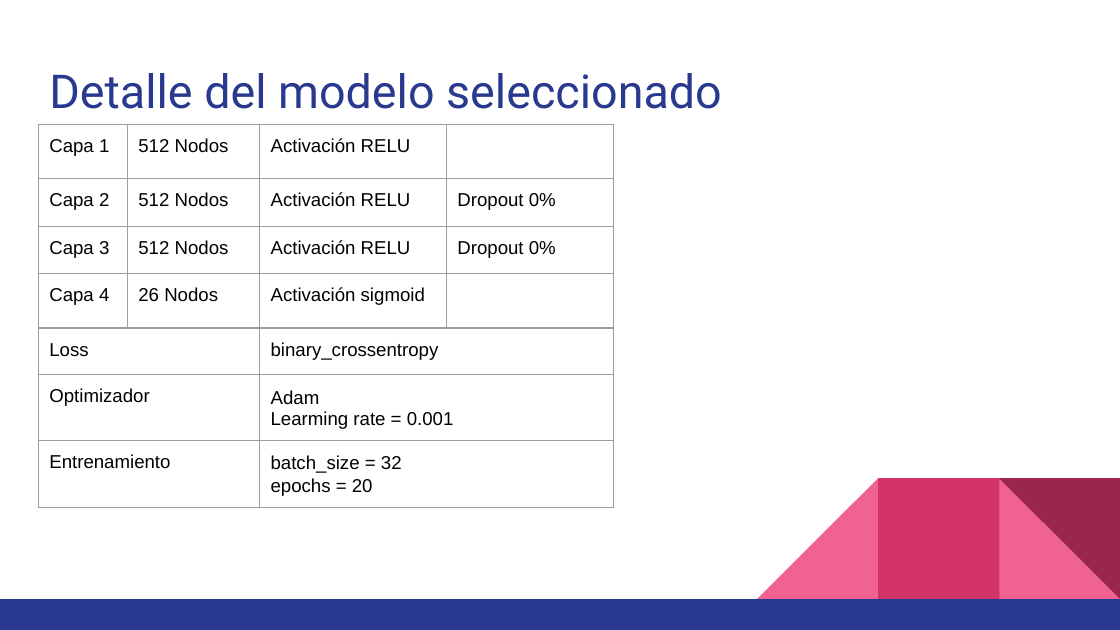
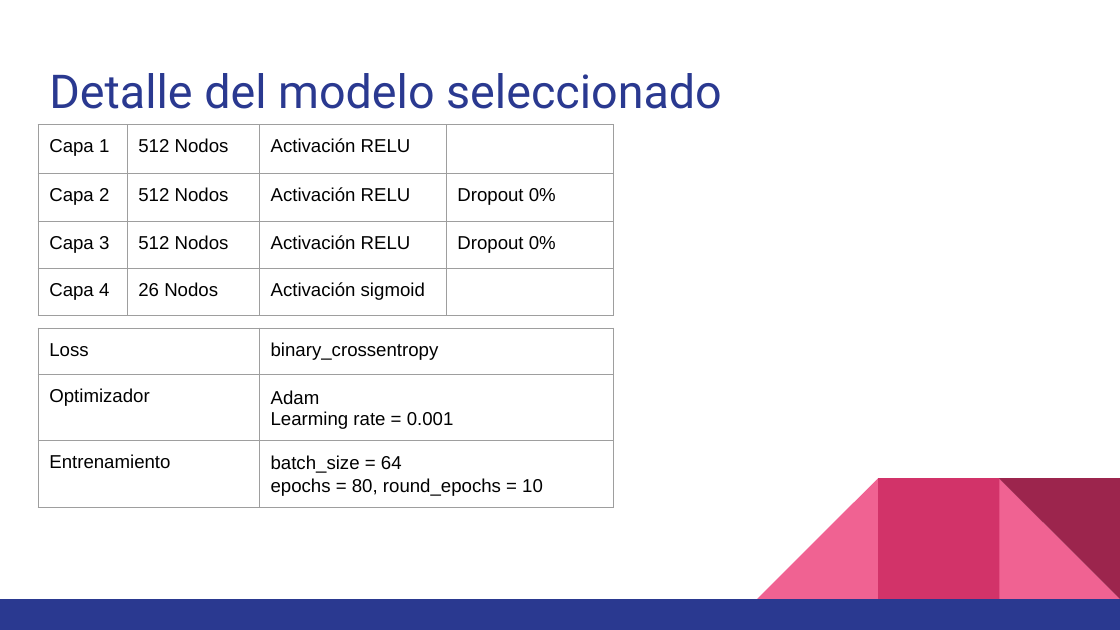
Before and after one commit to cscovino/TED-Talks-Analysis, a slide deck: slide 48 of presentacion/Grupo_4_TED_Talks.pptx. Drawn at 1120x630 pixels with LibreOffice and Linux fonts; fonts in the diff are those of the drawing. Boxes give left, top, right and bottom in pixels: in the first picture for what was removed or moved away, otherwise in the second. Text is boxed around its words. In the diff, an @@ line names an element or a change of style, - is before the commit and + after.

```diff
--- a/presentacion/Grupo_4_TED_Talks.pptx
+++ b/presentacion/Grupo_4_TED_Talks.pptx
@@ table: place and size @@
-table at [38,124,614,492]
+table at [38,124,614,315]
@@ table at [38,328,614,513] @@
-row 3, column 2: batch_size = 32 / epochs = 20
+row 3, column 2: batch_size = 64 / epochs = 80, round_epochs = 10
```
Also in this commit, not shown: 1 other slide changed, 1 slide added.
